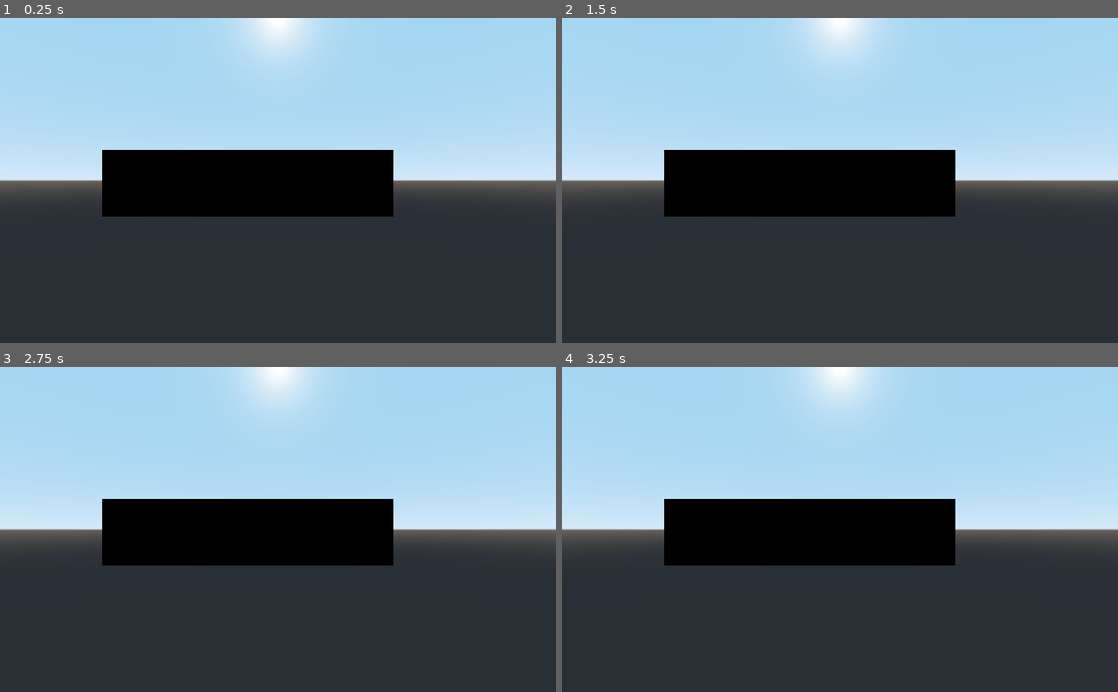
Above: before the commit, frames 1-4 (two rows, left to right).
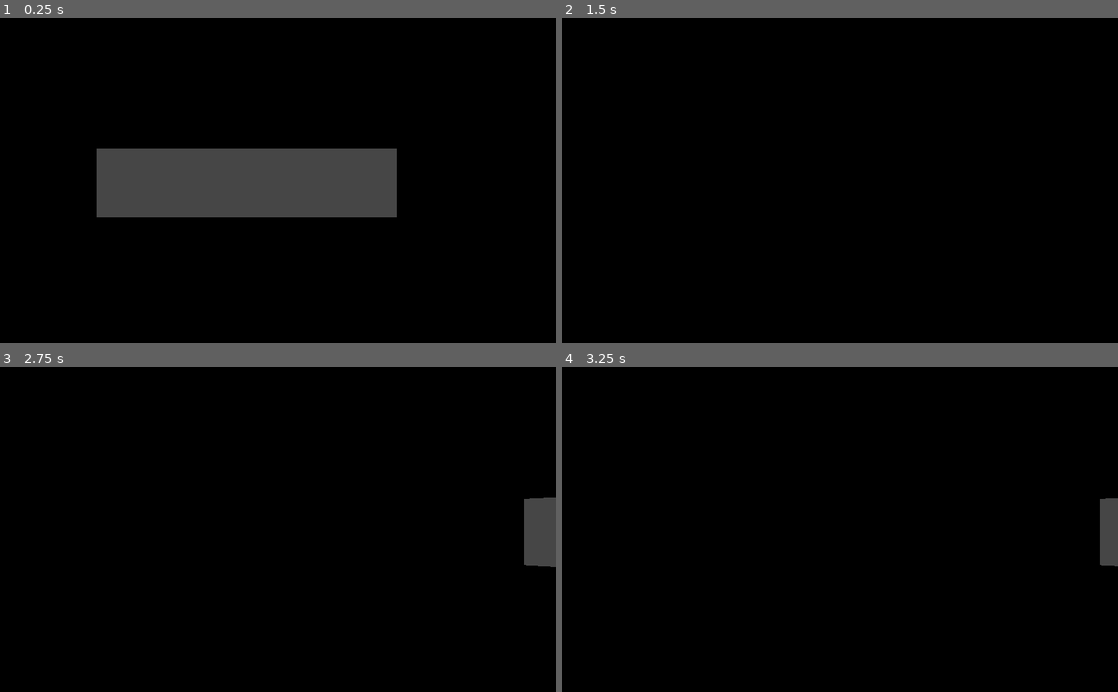
Above: after the commit, the same moments.

Repository: gilzoide/1JAM-RETRO
Game: Godot game, scene res://Main.tscn
The game is run twice, just before and just after one commit, with the same random seed, the same clock (stepped at 60 frames per second) and the same inputs.
Inputs:
- Up to frame 1 (0.25 s): no input
- Up to frame 2 (1.5 s): tap Enter at 0.5 s; hold S (camera_back, bound only after the commit) 0.53-1.28 s; tap W (camera_forward, bound only after the commit) at 0.8, 1.35 s; tap Space at 1.25 s
- Up to frame 3 (2.75 s): tap Q (camera_rotate_left, bound only after the commit) at 1.55 s; tap Enter at 2 s; hold Q (camera_rotate_left, bound only after the commit) from 2.03 s (still down); tap E (camera_rotate_right, bound only after the commit) at 2.3 s
- Up to frame 4 (3.25 s): release Q (camera_rotate_left, bound only after the commit) at 2.78 s; tap E (camera_rotate_right, bound only after the commit) at 2.85 s; tap A (camera_strafe_left, bound only after the commit) at 3.05 s

The runs differ from the first frame. In frame 1, 100% of the frame differs, in the area x 0-100%, y 0-100%; in frame 2, 89%; in frame 3, 89%; in frame 4, 89%.

Commit message:
Add debug CameraControl script

Diff:
--- /dev/null
+++ b/Control/CameraControl.gd
@@ -0,0 +1,25 @@
+extends Camera
+
+export(float) var linear_speed = 5
+export(float) var angular_speed = deg2rad(45)
+
+func _process(delta):
+	var movement = Vector3()
+	if Input.is_action_pressed("camera_forward"):
+		movement.z -= 1
+	if Input.is_action_pressed("camera_back"):
+		movement.z += 1
+	if Input.is_action_pressed("camera_strafe_left"):
+		movement.x -= 1
+	if Input.is_action_pressed("camera_strafe_right"):
+		movement.x += 1
+	movement = movement.normalized()
+
+	var rotation = 0
+	if Input.is_action_pressed("camera_rotate_left"):
+		rotation += angular_speed
+	if Input.is_action_pressed("camera_rotate_right"):
+		rotation -= angular_speed
+
+	translate_object_local(movement * linear_speed * delta)
+	rotate_object_local(Vector3.UP, rotation * delta)
--- a/Main.tscn
+++ b/Main.tscn
@@ -1,12 +1,19 @@
-[gd_scene load_steps=2 format=2]
+[gd_scene load_steps=4 format=2]
 
 [ext_resource path="res://Radar/Radar_material.tres" type="Material" id=1]
+[ext_resource path="res://Control/CameraControl.gd" type="Script" id=2]
+
+[sub_resource type="Environment" id=1]
+background_mode = 1
 
 [node name="Spatial" type="Spatial"]
 
 [node name="Camera" type="Camera" parent="."]
+environment = SubResource( 1 )
+far = 50.0
+script = ExtResource( 2 )
 
 [node name="CSGBox" type="CSGBox" parent="."]
-transform = Transform( 1, 0, 0, 0, 1, 0, 0, 0, 1, -0.91652, -0.0757091, -7.97333 )
+transform = Transform( 1, 0, 0, 0, 1, 0, 0, 0, 1, -0.91652, -0.0757091, -7.7644 )
 width = 8.746
 material = ExtResource( 1 )
--- /dev/null
+++ b/Radar/Gradient_green.tres
@@ -0,0 +1,8 @@
+[gd_resource type="GradientTexture" load_steps=2 format=2]
+
+[sub_resource type="Gradient" id=1]
+colors = PoolColorArray( 0.666577, 0.847656, 0.516541, 1, 0, 0, 0, 1 )
+
+[resource]
+gradient = SubResource( 1 )
+width = 4
--- a/Radar/Radar_shader.shader
+++ b/Radar/Radar_shader.shader
@@ -5,7 +5,8 @@
 uniform sampler2D pallete;
 
 const float distanceFactor = 1.0 / 2.0;
-const float distanceBias = 0.5;
+const float distanceBias = 2.0;
+const float textureWidth = 4.0; // assume texture have only 4 pixels
 
 varying float distanceToCamera;
 
@@ -16,7 +17,8 @@
 }
 
 void fragment() {
-	float uvx = round((distanceToCamera - distanceBias) * distanceFactor) / 3.0;
+	float uvx = (distanceToCamera - distanceBias) * distanceFactor;
+	uvx = round(uvx) / (textureWidth - 1.0);
 	vec4 tex = texture(pallete, vec2(uvx, 0));
 	ALBEDO = tex.rgb;
 }
--- a/project.godot
+++ b/project.godot
@@ -19,6 +19,39 @@
 run/main_scene="res://Main.tscn"
 config/icon="res://icon.png"
 
+[input]
+
+camera_forward={
+"deadzone": 0.5,
+"events": [ Object(InputEventKey,"resource_local_to_scene":false,"resource_name":"","device":0,"alt":false,"shift":false,"control":false,"meta":false,"command":false,"pressed":false,"scancode":87,"unicode":0,"echo":false,"script":null)
+ ]
+}
+camera_back={
+"deadzone": 0.5,
+"events": [ Object(InputEventKey,"resource_local_to_scene":false,"resource_name":"","device":0,"alt":false,"shift":false,"control":false,"meta":false,"command":false,"pressed":false,"scancode":83,"unicode":0,"echo":false,"script":null)
+ ]
+}
+camera_strafe_left={
+"deadzone": 0.5,
+"events": [ Object(InputEventKey,"resource_local_to_scene":false,"resource_name":"","device":0,"alt":false,"shift":false,"control":false,"meta":false,"command":false,"pressed":false,"scancode":65,"unicode":0,"echo":false,"script":null)
+ ]
+}
+camera_strafe_right={
+"deadzone": 0.5,
+"events": [ Object(InputEventKey,"resource_local_to_scene":false,"resource_name":"","device":0,"alt":false,"shift":false,"control":false,"meta":false,"command":false,"pressed":false,"scancode":68,"unicode":0,"echo":false,"script":null)
+ ]
+}
+camera_rotate_left={
+"deadzone": 0.5,
+"events": [ Object(InputEventKey,"resource_local_to_scene":false,"resource_name":"","device":0,"alt":false,"shift":false,"control":false,"meta":false,"command":false,"pressed":false,"scancode":81,"unicode":0,"echo":false,"script":null)
+ ]
+}
+camera_rotate_right={
+"deadzone": 0.5,
+"events": [ Object(InputEventKey,"resource_local_to_scene":false,"resource_name":"","device":0,"alt":false,"shift":false,"control":false,"meta":false,"command":false,"pressed":false,"scancode":69,"unicode":0,"echo":false,"script":null)
+ ]
+}
+
 [rendering]
 
 quality/driver/driver_name="GLES2"
